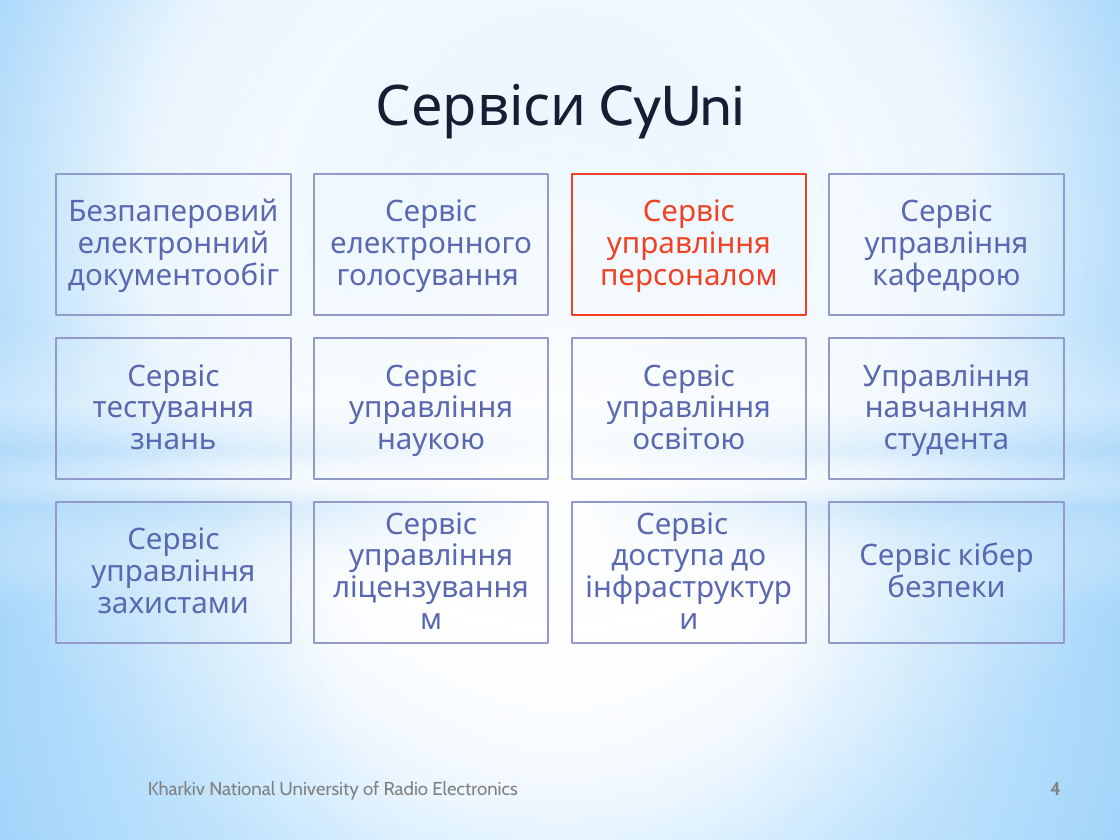
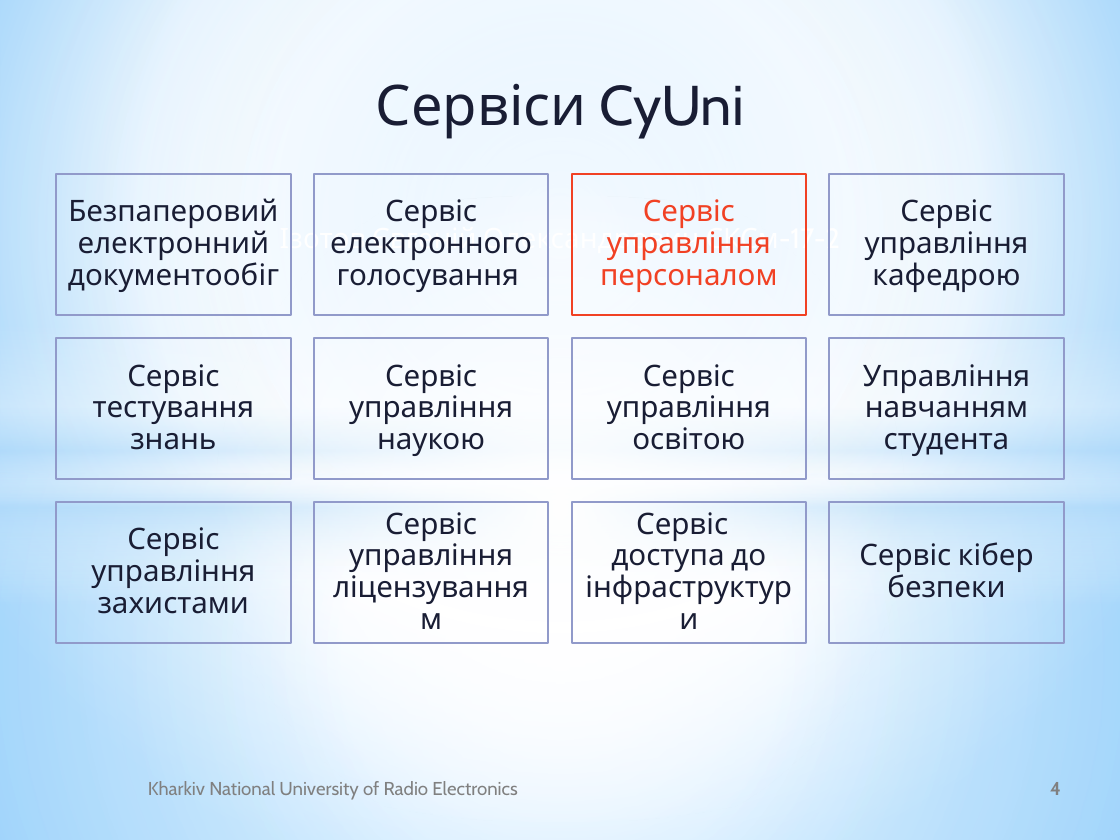
Before and after one commit to UdgineIzotov/diplom-doc, a slide deck: slide 4 of root/Ізотов_Презентация.pptx. Drawn at 1120x840 pixels with LibreOffice and Linux fonts; fonts in the diff are those of the drawing; background and template pictures are left out. Boxes give left, top, right and bottom in pixels: in the first picture for what was removed or moved away, otherwise in the second. Text is boxed around its words. In the diff, an @@ line names an element or a change of style, - is before the commit and + after.

```diff
--- a/root/Ізотов_Презентация.pptx
+++ b/root/Ізотов_Презентация.pptx
@@ text in rectangle at bbox=[372, 221, 840, 255]: text added @@
+Ізотов Євгеній Олександрович СКСм-17-2
@@ text colour #5968B0 to #191D34 in 11 elements at bbox=[68, 198, 279, 292], bbox=[330, 199, 532, 292], bbox=[865, 199, 1029, 292], bbox=[93, 364, 254, 450], bbox=[349, 364, 513, 456], bbox=[607, 364, 771, 450], bbox=[863, 364, 1030, 456], bbox=[91, 527, 255, 614], bbox=[349, 512, 513, 572], bbox=[611, 512, 766, 572], bbox=[859, 542, 1034, 598] @@
```
Also in this commit, not shown: 17 other slides changed, 3 other files.
